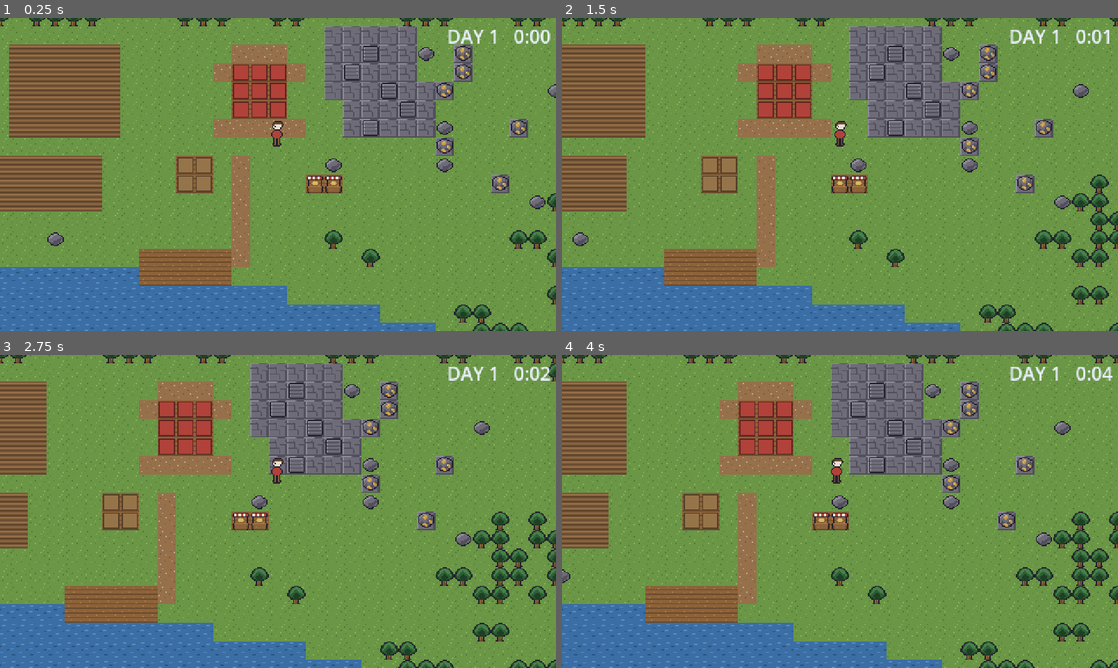
Above: before the commit, frames 1-4 (two rows, left to right).
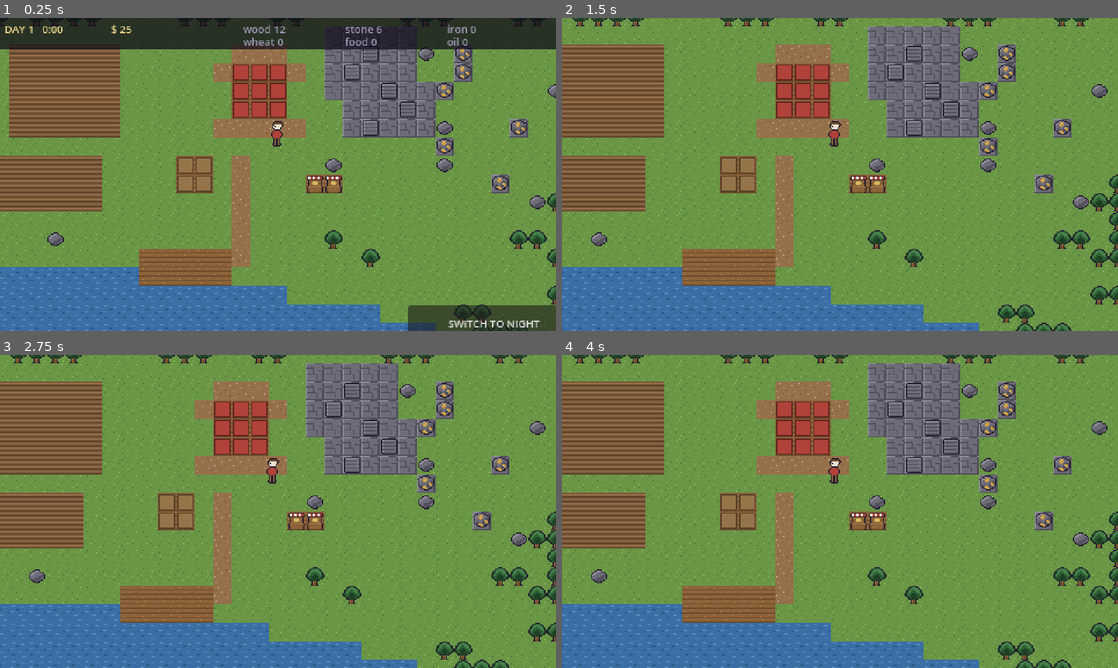
Above: after the commit, the same moments.

Repository: TiagoHelel/harvest_the_night
Game: Godot game, scene res://scenes/Main.tscn
Two runs of this game, one before a commit and one after it. Both use one fixed random seed, a clock stepped at 60 frames per second and the inputs below.
Inputs (mouse positions are in pixels of both pictures, inside the frame that each line leads up to):
- Up to frame 1 (0.25 s): no input
- Up to frame 2 (1.5 s): tap Enter at 0.5 s; move the mouse to (962, 158) at 0.52 s; hold D (move_right) 0.53-1.25 s; tap Space (interact) at 0.6 s; click (962, 158) at 0.67 s; tap N (night, bound only after the commit) at 0.8 s; drag from (728, 190) to (812, 237) at 1.27 s
- Up to frame 3 (2.75 s): tap Space (interact) at 2, 2.1 s; move the mouse to (333, 442) at 2.02 s; hold D (move_right) from 2.03 s (still down); click (333, 442) at 2.17 s; tap N (night, bound only after the commit) at 2.3 s
- Up to frame 4 (4 s): release D (move_right) at 2.75 s; drag from (812, 574) to (673, 464) at 2.77 s; tap Enter at 3.5 s; move the mouse to (1006, 558) at 3.52 s; hold A (move_left) from 3.53 s (still down); tap Space (interact) at 3.6 s; click (1006, 558) at 3.67 s; tap N (night, bound only after the commit) at 3.8 s

The runs differ from the first frame. In frame 1, 12% of the frame differs, in the area x 0-100%, y 0-100%; in frame 2, 18%; in frame 3, 32%; in frame 4, 27%.

Commit message:
0021 The day HUD
Day, clock, purse, six totals and the night button. The HUD asks for the night
through the intent rather than changing the phase, so mouse, key and autoplayer
share a road.

Sim hash 684454707 -> 1543735352.

Co-Authored-By: Claude Opus 5 <noreply@anthropic.com>

Diff:
--- a/project.godot
+++ b/project.godot
@@ -115,3 +115,8 @@
 "events": [Object(InputEventKey,"resource_local_to_scene":false,"resource_name":"","device":-1,"window_id":0,"alt_press …(195 unchanged characters)…
 ]
 }
+night={
+"deadzone": 0.2,
+"events": [Object(InputEventKey,"resource_local_to_scene":false,"resource_name":"","device":-1,"window_id":0,"alt_pressed":false,"shift_pressed":false,"ctrl_pressed":false,"meta_pressed":false,"pressed":false,"keycode":78,"physical_keycode":0,"key_label":0,"unicode":0,"location":0,"echo":false,"script":null)
+]
+}
--- a/scenes/Main.tscn
+++ b/scenes/Main.tscn
@@ -1,10 +1,11 @@
-[gd_scene load_steps=6 format=3]
+[gd_scene load_steps=7 format=3]
 
 [ext_resource type="Script" path="res://src/ui/main.gd" id="1_main"]
 [ext_resource type="Script" path="res://src/ui/sim_driver.gd" id="2_driver"]
 [ext_resource type="Script" path="res://src/ui/debug_overlay.gd" id="3_debug"]
 [ext_resource type="PackedScene" path="res://scenes/World.tscn" id="4_world"]
 [ext_resource type="Script" path="res://src/ui/shop_panel.gd" id="5_shop"]
+[ext_resource type="Script" path="res://src/ui/day_hud.gd" id="6_hud"]
 
 [node name="Main" type="Node"]
 script = ExtResource("1_main")
@@ -24,21 +25,16 @@
 grow_vertical = 2
 mouse_filter = 2
 
-[node name="Clock" type="Label" parent="UI/Screen"]
+[node name="DayHud" type="Control" parent="UI/Screen"]
 unique_name_in_owner = true
 layout_mode = 1
-anchors_preset = 1
-anchor_left = 1.0
+anchors_preset = 15
 anchor_right = 1.0
-offset_left = -160.0
-offset_top = 4.0
-offset_right = -4.0
-offset_bottom = 20.0
-grow_horizontal = 0
+anchor_bottom = 1.0
+grow_horizontal = 2
+grow_vertical = 2
 mouse_filter = 2
-modulate = Color(0.92, 0.94, 1, 1)
-text = "DAY 1"
-horizontal_alignment = 2
+script = ExtResource("6_hud")
 
 [node name="ShopPanel" type="Control" parent="UI/Screen"]
 unique_name_in_owner = true
--- a/src/core/player.gd
+++ b/src/core/player.gd
@@ -67,7 +67,14 @@
 		# autoplayer of task 0067 sell a day's wood with no window open.
 		"open_panel": &"",
 		# Written by the UI or the autoplayer, read by the tick, cleared by it.
-		"intent": {"move": [0, 0], "interact": false, "cancel": false},
+		"intent": {
+			"move": [0, 0],
+			"interact": false,
+			"cancel": false,
+			# The night button, the N key and the autoplayer all write this.
+			# **The HUD does not change the phase**; the tick does.
+			"begin_night": false,
+		},
 	}
 
 
--- a/src/core/sim.gd
+++ b/src/core/sim.gd
@@ -37,6 +37,16 @@
 ## The cozy half. Growing, gathering, producing, selling.
 static func _tick_day(state: Dictionary) -> void:
 	state["day_tick"] = int(state["day_tick"]) + 1
+
+	# **Asked for last frame, decided here.** The button writes an intent and
+	# the rules act on it, so the keyboard, the mouse and the autoplayer all
+	# take the same road into the night.
+	var intent: Dictionary = state["intent"]
+	if bool(intent.get("begin_night", false)):
+		intent["begin_night"] = false
+		Phases.begin_preparation(state)
+		return
+
 	Farming.tick(state)
 	Gathering.tick(state)
 	Crafting.tick(state)
--- a/src/tools/headless_check.gd
+++ b/src/tools/headless_check.gd
@@ -32,7 +32,7 @@
 const WATCHDOG_SECONDS := 5.0
 
 ## How many `_task_NNNN_*` groups `_run()` is expected to finish.
-const GROUPS := 13
+const GROUPS := 14
 
 const SettingsScript := preload("res://src/app/settings.gd")
 
@@ -77,6 +77,7 @@
 	_task_0018_wheat()
 	_task_0019_workshop()
 	_task_0020_shop()
+	_task_0021_night_intent()
 
 
 func _finish() -> void:
@@ -1415,3 +1416,34 @@
 			"buying %s and selling it back loses money" % id)
 
 	_completed += 1     # last line: an abandoned group never gets here
+
+
+## 0021 - the night is asked for, not taken. The HUD writes an intent and the
+## rules decide, so the keyboard, the mouse and the autoplayer share a road.
+func _task_0021_night_intent() -> void:
+	var state := State.create(101)
+	expect(int(state["phase"]) == Phases.DAY, "it is the day")
+
+	(state["intent"] as Dictionary)["begin_night"] = true
+	Sim.advance(state, 1)
+	expect(int(state["phase"]) == Phases.PREPARATION,
+		"asking for the night gets it", Phases.name_of(int(state["phase"])))
+	expect(not bool((state["intent"] as Dictionary)["begin_night"]),
+		"and the asking is consumed, not remembered")
+
+	# Asking again from the wrong phase is refused, the way every transition is.
+	print("  (the ERROR line below is deliberate - a refused transition)")
+	(state["intent"] as Dictionary)["begin_night"] = true
+	Sim.advance(state, 1)
+	expect(int(state["phase"]) == Phases.PREPARATION,
+		"asking twice changes nothing")
+
+	# Dusk asks and does not press. The whole promise of design.md section 4.
+	var evening := State.create(102)
+	Sim.advance(evening, GameData.DUSK_AT_TICK + 600)
+	expect(Phases.is_dusk(evening), "it is past dusk")
+	expect(int(evening["phase"]) == Phases.DAY,
+		"and the day has still not ended itself",
+		Phases.name_of(int(evening["phase"])))
+
+	_completed += 1     # last line: an abandoned group never gets here
--- a/src/tools/input_check.gd
+++ b/src/tools/input_check.gd
@@ -34,7 +34,7 @@
 
 ## How many `_case_NNNN_*` functions `_run()` is expected to finish.
 ## **Adding a case means bumping this.**
-const CASES := 5
+const CASES := 6
 
 var passed := 0
 var failed := 0
@@ -69,6 +69,7 @@
 	await _case_0013_world_view()
 	await _case_0015_player()
 	await _case_0020_shop()
+	await _case_0021_day_hud()
 	_finish()
 
 
@@ -94,7 +95,7 @@
 	# The real scene, with the nodes it says it has.
 	expect(_scene != null, "the main scene loads")
 	expect(require_control("WorldView") != null, "the farm is on screen")
-	expect(require_control("Clock") != null, "the clock label is there")
+	expect(require_control("Day") != null, "the day label is there")
 	expect(require_control("SimDriver") != null, "the sim driver is there")
 
 	# **Prove it fails loudly**, rather than trusting that it would. A control
@@ -572,6 +573,76 @@
 	_completed += 1     # last line: an abandoned case never gets here
 
 
+## 0021 - the HUD: it tells the truth the same tick, and the button works by
+## mouse and by key.
+func _case_0021_day_hud() -> void:
+	await open_scene(MAIN_SCENE)
+	var driver: SimDriver = require_control("SimDriver")
+	var hud: DayHud = require_control("DayHud")
+	if driver == null or hud == null:
+		_completed += 1
+		await close_scene()
+		return
+
+	var state := driver.state
+	expect(hud.visible, "the day HUD is up during the day")
+
+	var day_label: Label = require_control("Day")
+	var money_label: Label = require_control("Money")
+	var wood_label: Label = require_control("res_wood")
+	# The label carries the clock as well as the day now, so this asks what it
+	# is for rather than what it happened to read the day it was written.
+	expect(day_label != null and day_label.text.begins_with("DAY 1"),
+		"it says which day", day_label.text if day_label else "")
+	expect(day_label != null and day_label.text.contains(":"),
+		"and what time it is", day_label.text if day_label else "")
+	expect(money_label != null and money_label.text.contains("25"),
+		"and what is in the purse",
+		money_label.text if money_label else "")
+
+	# **The same tick.** Not next frame, not after a refresh timer.
+	var before := wood_label.text
+	Resources.add(state, GameData.WOOD, 7)
+	await frames(2)
+	expect(wood_label.text != before, "gathering wood updates the HUD at once",
+		"%s then %s" % [before, wood_label.text])
+	expect(wood_label.text.contains("19"), "with the right number",
+		wood_label.text)
+
+	# A changed number lights up and settles back, so a gain is visible from
+	# the corner of the eye.
+	var lit := wood_label.modulate
+	await frames(60)
+	expect(wood_label.modulate != lit, "and the flash fades back",
+		"%s then %s" % [lit, wood_label.modulate])
+
+	# **The button is reachable by keyboard.**
+	var button: Button = require_control("NightButton")
+	expect(button != null and button.focus_mode != Control.FOCUS_NONE,
+		"the night button can take focus")
+
+	# Pressing it asks for the night, and the rules give it.
+	expect(int(state["phase"]) == Phases.DAY, "still day")
+	await click_control("NightButton")
+	await frames(20)
+	expect(int(state["phase"]) == Phases.PREPARATION,
+		"clicking it starts the night", Phases.name_of(int(state["phase"])))
+	expect(not hud.visible, "and the day HUD goes away with the day")
+
+	# The key does the same thing from a fresh day.
+	await open_scene(MAIN_SCENE)
+	driver = require_control("SimDriver")
+	expect(int(driver.state["phase"]) == Phases.DAY, "a fresh day")
+	await hold_key(KEY_N, 4)
+	await frames(20)
+	expect(int(driver.state["phase"]) == Phases.PREPARATION,
+		"and N does what the button does",
+		Phases.name_of(int(driver.state["phase"])))
+
+	await close_scene()
+	_completed += 1     # last line: an abandoned case never gets here
+
+
 # ----------------------------------------------------------------- the helpers
 
 ## Put a scene up and let it settle. Every case starts with one, so no case can
--- /dev/null
+++ b/src/ui/day_hud.gd
@@ -0,0 +1,188 @@
+class_name DayHud
+extends Control
+
+## The bar across the top of the reference sheet, and the button that starts
+## the night.
+##
+## `design.md` section 14: which day it is, what you have, and the one control
+## that matters. **It reads the state and holds none of its own** - every number
+## here is a lookup, so the HUD and the ledger cannot drift apart. The only
+## thing it remembers is what each number was a moment ago, which is not game
+## state, it is how a flash knows to happen.
+##
+## ## The flash
+##
+## A number changing is easy to miss and a farm is a place where you are looking
+## somewhere else. When a total moves, its label goes bright and fades back over
+## a few tenths of a second - so picking up wood is visible from the corner of
+## the eye rather than only to somebody watching the number.
+##
+## ## The night button
+##
+## Bottom right, and it says what it will do rather than just "night". It is a
+## real focusable `Button`, so the keyboard reaches it; `N` does the same thing
+## without having to find it.
+
+## What the top bar shows, in two rows. Not all thirteen: the bar has 480
+## pixels and the inventory panel of task 0036 is where everything lives.
+## These are the six a player is deciding with.
+const SHOWN: Array = [
+	[GameData.WOOD, GameData.STONE, GameData.IRON],
+	[GameData.WHEAT, GameData.FOOD, GameData.OIL],
+]
+
+## How long a changed number stays lit.
+const FLASH_SECONDS := 0.45
+
+const DIM := Color(0.62, 0.60, 0.70)
+const LIT := Color(1.0, 0.95, 0.70)
+const WARM := Color(0.95, 0.85, 0.55)
+
+var _state: Dictionary = {}
+var _day: Label
+var _money: Label
+var _night: Button
+var _labels: Dictionary = {}        # resource id -> Label
+var _last: Dictionary = {}          # resource id -> the number it last showed
+var _flash: Dictionary = {}         # resource id -> seconds of glow left
+
+
+func _ready() -> void:
+	mouse_filter = Control.MOUSE_FILTER_IGNORE
+	set_anchors_preset(Control.PRESET_FULL_RECT)
+
+	# **A strip behind the bar.** Pale text on a sunlit farm is text nobody can
+	# read; the first render of this HUD had the numbers disappearing into the
+	# grass.
+	var strip := ColorRect.new()
+	strip.name = "TopStrip"
+	strip.mouse_filter = Control.MOUSE_FILTER_IGNORE
+	strip.color = Color(0.05, 0.04, 0.09, 0.72)
+	strip.position = Vector2.ZERO
+	strip.size = Vector2(480, 27)   # tall enough for both rows
+	add_child(strip)
+
+	_day = _label("Day", Vector2(4, 3), WARM)
+	_day.text = "DAY 1"
+
+	_money = _label("Money", Vector2(96, 3), WARM)
+	_money.text = "$ 0"
+
+	# Two rows of three, right-aligned against the top-right corner, the way
+	# section 14 of the design document lays them out.
+	for row in SHOWN.size():
+		for column in (SHOWN[row] as Array).size():
+			var id: StringName = SHOWN[row][column]
+			var label := _label("res_%s" % id,
+				Vector2(210 + column * 88, 3 + row * 11), DIM)
+			_labels[id] = label
+			_last[id] = -1
+
+	_night = Button.new()
+	_night.name = "NightButton"
+	_night.text = "SWITCH TO NIGHT"
+	_night.position = Vector2(352, 248)
+	_night.size = Vector2(124, 18)
+	_night.add_theme_font_size_override("font_size", 9)
+	_night.focus_mode = Control.FOCUS_ALL          # the keyboard can reach it
+	_night.pressed.connect(_ask_for_night)
+	add_child(_night)
+
+
+func show_state(state: Dictionary) -> void:
+	_state = state
+	_refresh(true)
+
+
+func _process(delta: float) -> void:
+	if _state.is_empty():
+		return
+	_refresh(false)
+	_fade(delta)
+
+	# `N` does what the button does, for a player whose hands are on the keys.
+	if Input.is_action_just_pressed(&"night"):
+		_ask_for_night()
+
+
+## Ask the rules to start the night. **The HUD does not change the phase**: it
+## writes what the player wants into the intent and the tick decides, which is
+## the same road the keyboard and the autoplayer take.
+func _ask_for_night() -> void:
+	if _state.is_empty():
+		return
+	(_state["intent"] as Dictionary)["begin_night"] = true
+
+
+func _refresh(force: bool) -> void:
+	var phase := int(_state["phase"])
+	visible = phase == Phases.DAY
+	if not visible:
+		return
+
+	# The clock lives here now rather than in its own label on the other side
+	# of the screen, where it sat on top of the resource grid.
+	var tick := int(_state["tick"])
+	_day.text = "DAY %d   %d:%02d" % [
+		int(_state["day"]),
+		tick / (GameData.TICK_HZ * 60),
+		(tick / GameData.TICK_HZ) % 60,
+	]
+	var money := Resources.amount(_state, GameData.MONEY)
+	if force or money != int(_last.get(GameData.MONEY, -1)):
+		if not force and _last.has(GameData.MONEY):
+			_flash[GameData.MONEY] = FLASH_SECONDS
+		_last[GameData.MONEY] = money
+		_money.text = "$ %d" % money
+
+	for id in _labels:
+		var held := Resources.amount(_state, id)
+		if not force and held == int(_last[id]):
+			continue
+		if not force and int(_last[id]) >= 0:
+			_flash[id] = FLASH_SECONDS
+		_last[id] = held
+		(_labels[id] as Label).text = "%s %d" % [_short(id), held]
+
+	# **Past dusk the button asks.** It never presses itself: `design.md`
+	# promises the player switches reality when they want to.
+	_night.text = "NIGHT %d IS WAITING" % int(_state["day"]) \
+		if Phases.is_dusk(_state) else "SWITCH TO NIGHT"
+	_night.modulate = LIT if Phases.is_dusk(_state) else Color(1, 1, 1)
+
+
+func _fade(delta: float) -> void:
+	var done: Array = []
+	for id in _flash:
+		var left := float(_flash[id]) - delta
+		if left <= 0.0:
+			done.append(id)
+			continue
+		_flash[id] = left
+		var t := left / FLASH_SECONDS
+		var label: Label = _money if id == GameData.MONEY else _labels[id]
+		label.modulate = DIM.lerp(LIT, t)
+	for id in done:
+		_flash.erase(id)
+		var label: Label = _money if id == GameData.MONEY else _labels[id]
+		label.modulate = WARM if id == GameData.MONEY else DIM
+
+
+## The whole word, until task 0079 draws the icons the reference sheet has.
+##
+## The first version of this abbreviated to three letters and produced "WOO",
+## "STO" and "IRO" - which is not shorthand, it is a puzzle. At font size 9 the
+## longest of these is forty pixels and the bar is four hundred and eighty.
+func _short(id: StringName) -> String:
+	return str(id)
+
+
+func _label(node_name: String, at: Vector2, colour: Color) -> Label:
+	var label := Label.new()
+	label.name = node_name
+	label.position = at
+	label.mouse_filter = Control.MOUSE_FILTER_IGNORE
+	label.modulate = colour
+	label.add_theme_font_size_override("font_size", 9)
+	add_child(label)
+	return label
--- a/src/ui/main.gd
+++ b/src/ui/main.gd
@@ -29,9 +29,9 @@
 ## last frame cannot race with anything.
 var _was_down: Dictionary = {}
 
-@onready var _clock: Label = %Clock
 @onready var _world: WorldView = %WorldView
 @onready var _shop: ShopPanel = %ShopPanel
+@onready var _hud: DayHud = %DayHud
 @onready var _player_view: PlayerView = %WorldView/Occupants/PlayerView
 @onready var _driver: SimDriver = %SimDriver
 @onready var _debug: CanvasLayer = %DebugOverlay
@@ -40,12 +40,12 @@
 func _ready() -> void:
 	print(BuildInfo.line())
 
-	_driver.ticked.connect(_on_ticked)
 	_driver.start(BOOT_SEED)
 
 	_world.show_state(_driver.state)
 	_player_view.show_state(_driver.state)
 	_shop.show_state(_driver.state)
+	_hud.show_state(_driver.state)
 	_world.look_at_cell(Player.cell(_driver.state))
 
 	# The overlay is handed its driver rather than going looking for one: a
@@ -53,7 +53,6 @@
 	# describe their own.
 	if is_instance_valid(_debug) and _debug.has_method("watch"):
 		_debug.watch(_driver)
-	_show(_driver.state)
 
 
 ## **The only place keys become game input.**
@@ -94,17 +93,6 @@
 	return cell if Interact.verb_at(state, cell) != &"" else Vector2i(-1, -1)
 
 
-func _on_ticked(state: Dictionary) -> void:
-	_show(state)
-
-
-func _show(state: Dictionary) -> void:
-	var tick: int = int(state.get("tick", 0))
-	var doing: Dictionary = (state["player"] as Dictionary)["action"]
-	_clock.text = "%s %d   %d:%02d%s" % [
-		Phases.name_of(int(state.get("phase", 0))),
-		int(state.get("day", 1)),
-		tick / (GameData.TICK_HZ * 60),
-		(tick / GameData.TICK_HZ) % 60,
-		"" if doing.is_empty() else "   " + str(doing["verb"]),
-	]
+## Nothing listens for a tick any more: every panel reads the state each frame
+## and draws what it finds. A signal per tick would have meant a redraw per
+## tick, which at 4x speed is four times the work for the same picture.
Not shown, added: src/ui/day_hud.gd.uid
Not shown, changed: tools/determinism_sim_hash.txt
Not shown, changed: implementation/BACKLOG.md
Not shown, changed: implementation/PROGRESS.md
Not shown, changed: implementation/prompts/0021-day-hud.md
